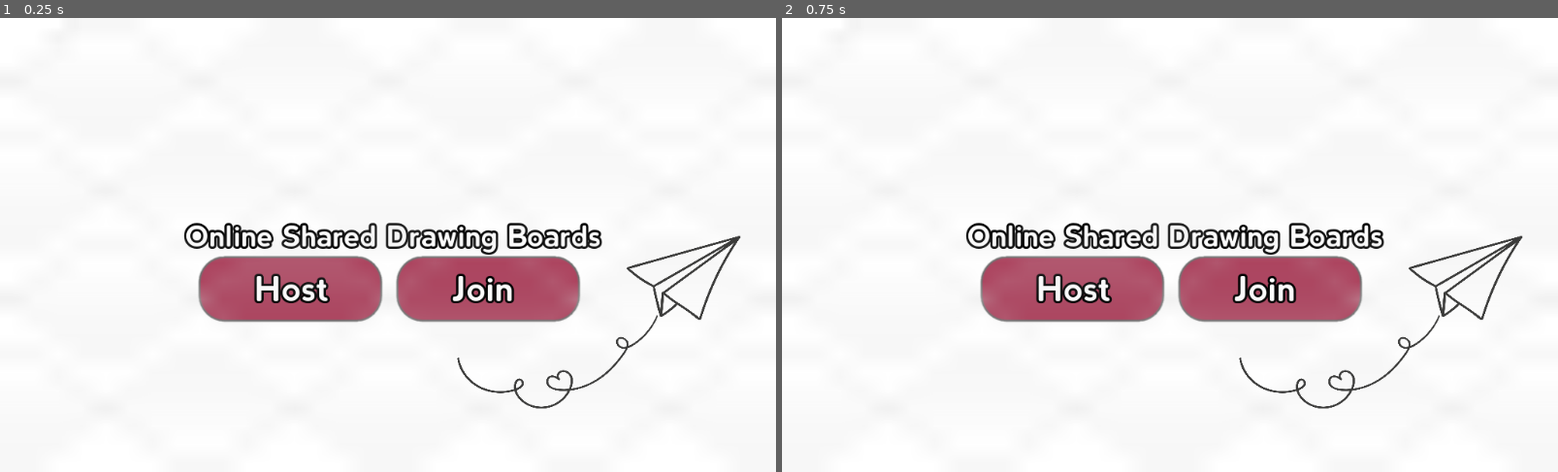
Above: before the commit, frames 1-2 (left to right).
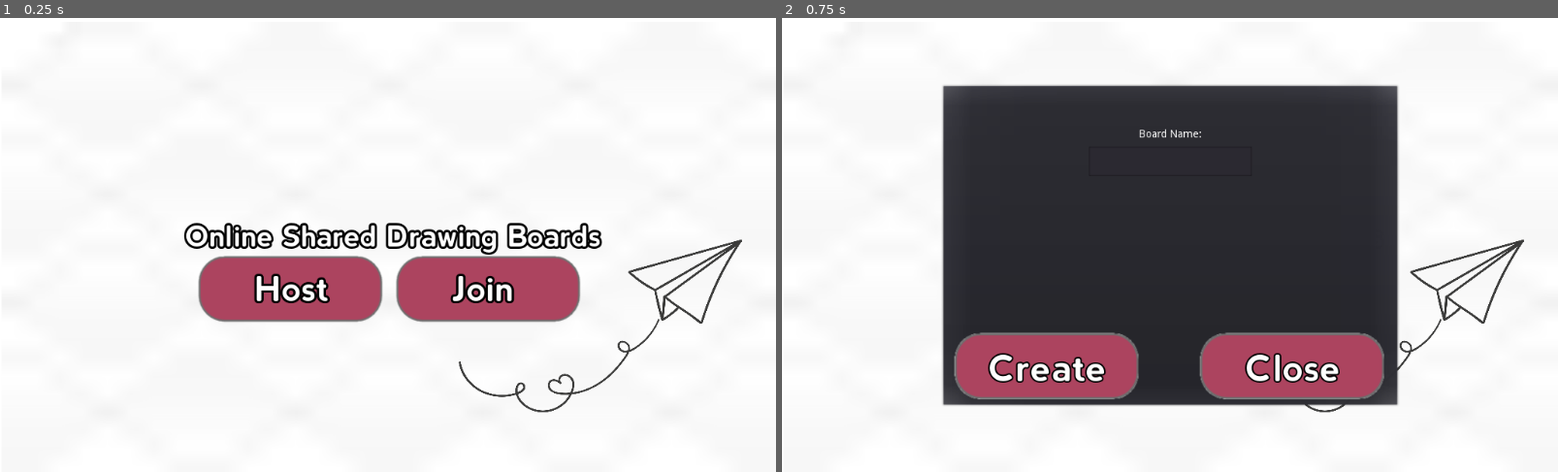
Above: after the commit, the same moments.

Repository: Sketch-Organization/Sketch-
Game: Godot game, scene res://Title.tscn
Two runs of this game, one before a commit and one after it. Both use one fixed random seed, a clock stepped at 60 frames per second and the inputs below. The engine's default icon, where the game draws it, is replaced by a stand-in: a white triangle on a blue panel in a dark square.
Inputs:
- Up to frame 1 (0.25 s): no input
- Up to frame 2 (0.75 s): click "Host" at 0.5 s

The runs differ from the first frame. In frame 1, 1.4% of the frame differs, in the area x 24-96%, y 45-87%; in frame 2, 41%, in the area x 20-96%, y 14-87%.

Commit message:
Added popups

Diff:
--- /dev/null
+++ b/SketchProject/HostPopup.gd
@@ -0,0 +1,16 @@
+extends PopupMenu
+
+
+# Declare member variables here. Examples:
+# var a = 2
+# var b = "text"
+
+
+# Called when the node enters the scene tree for the first time.
+func _ready():
+	pass # Replace with function body.
+
+
+# Called every frame. 'delta' is the elapsed time since the previous frame.
+#func _process(delta):
+#	pass
--- /dev/null
+++ b/SketchProject/Title.gd
@@ -0,0 +1,44 @@
+extends Control
+
+var hostPopupMenu
+var joinPopupMenu
+
+# Declare member variables here. Examples:
+# var a = 2
+# var b = "text"
+
+
+# Called when the node enters the scene tree for the first time.
+func _ready():
+	hostPopupMenu = get_node("HostPopup")
+	joinPopupMenu = get_node("JoinPopup")
+	pass # Replace with function body.
+
+
+# Called every frame. 'delta' is the elapsed time since the previous frame.
+#func _process(delta):
+#	pass
+
+
+func _on_HostButton_pressed():
+	hostPopupMenu.show()
+	pass # Replace with function body.
+
+
+func _on_JoinButton_pressed():
+	joinPopupMenu.show()
+	pass # Replace with function body.
+
+
+func _on_CloseButton_pressed():
+	hostPopupMenu.hide()
+	joinPopupMenu.hide()
+	pass # Replace with function body.
+
+
+func _on_CreateButton_pressed():
+	pass # Replace with function body.
+
+
+func _on_JoinBoardButton_pressed():
+	pass # Replace with function body.
--- a/SketchProject/Title.tscn
+++ b/SketchProject/Title.tscn
@@ -1,10 +1,13 @@
-[gd_scene load_steps=9 format=2]
+[gd_scene load_steps=13 format=2]
 
 [ext_resource path="res://sketchbutton.PNG" type="Texture" id=1]
 [ext_resource path="res://BerlinRounded-Bold.otf" type="DynamicFontData" id=2]
 [ext_resource path="res://Little days.ttf" type="DynamicFontData" id=3]
 [ext_resource path="res://diamond-eyes.png" type="Texture" id=4]
 [ext_resource path="res://paperairplane.png" type="Texture" id=5]
+[ext_resource path="res://icon.png" type="Texture" id=6]
+[ext_resource path="res://HostPopup.gd" type="Script" id=7]
+[ext_resource path="res://Title.gd" type="Script" id=8]
 
 [sub_resource type="DynamicFont" id=1]
 size = 150
@@ -24,12 +27,38 @@
 outline_color = Color( 0, 0, 0, 1 )
 font_data = ExtResource( 2 )
 
+[sub_resource type="DynamicFont" id=4]
+size = 48
+outline_size = 2
+outline_color = Color( 0, 0, 0, 1 )
+font_data = ExtResource( 2 )
+
 [node name="MainTitleControl" type="Control"]
 anchor_right = 1.0
 anchor_bottom = 1.0
-__meta__ = {
-"_edit_use_anchors_": false
-}
+mouse_filter = 1
+script = ExtResource( 8 )
+__meta__ = {
+"_edit_use_anchors_": false
+}
+
+[node name="Background" type="TextureRect" parent="."]
+anchor_right = 1.0
+anchor_bottom = 1.0
+margin_left = 1.50208
+margin_top = 5.04022
+margin_right = 1.50208
+margin_bottom = 5.04022
+texture = ExtResource( 4 )
+expand = true
+__meta__ = {
+"_edit_use_anchors_": false
+}
+
+[node name="paperairplane" type="Sprite" parent="Background"]
+position = Vector2( 790.28, 402.034 )
+scale = Vector2( 0.186837, 0.170607 )
+texture = ExtResource( 5 )
 
 [node name="TitleLabel" type="Label" parent="."]
 anchor_left = 0.5
@@ -40,6 +69,7 @@
 margin_top = -92.2
 margin_right = 196.5
 margin_bottom = 91.8
+mouse_filter = 1
 custom_fonts/font = SubResource( 1 )
 custom_colors/font_color = Color( 0.254902, 0.74902, 0.854902, 1 )
 text = "Sketch!"
@@ -58,6 +88,7 @@
 margin_top = -24.6
 margin_right = 297.0
 margin_bottom = 24.4
+mouse_filter = 1
 custom_fonts/font = SubResource( 2 )
 text = "Online Shared Drawing Boards"
 align = 1
@@ -70,11 +101,12 @@
 anchor_right = 1.0
 anchor_bottom = 1.0
 margin_top = -294.0
-__meta__ = {
-"_edit_use_anchors_": false
-}
-
-[node name="TextureButton" type="TextureButton" parent="Buttons"]
+mouse_filter = 1
+__meta__ = {
+"_edit_use_anchors_": false
+}
+
+[node name="HostButton" type="TextureButton" parent="Buttons"]
 anchor_left = 0.375
 anchor_top = 0.183
 anchor_right = 0.375
@@ -83,12 +115,14 @@
 margin_top = -52.521
 margin_right = 140.5
 margin_bottom = 52.479
-texture_normal = ExtResource( 1 )
-__meta__ = {
-"_edit_use_anchors_": false
-}
-
-[node name="HostLabel" type="Label" parent="Buttons/TextureButton"]
+mouse_default_cursor_shape = 2
+texture_normal = ExtResource( 1 )
+texture_pressed = ExtResource( 6 )
+__meta__ = {
+"_edit_use_anchors_": false
+}
+
+[node name="HostLabel" type="Label" parent="Buttons/HostButton"]
 anchor_left = 0.5
 anchor_top = 0.5
 anchor_right = 0.5
@@ -97,13 +131,14 @@
 margin_top = -31.0
 margin_right = 49.0
 margin_bottom = 31.0
+mouse_filter = 1
 custom_fonts/font = SubResource( 3 )
 text = "Host"
 __meta__ = {
 "_edit_use_anchors_": false
 }
 
-[node name="TextureButton2" type="TextureButton" parent="Buttons"]
+[node name="JoinButton" type="TextureButton" parent="Buttons"]
 anchor_left = 0.63
 anchor_top = 0.183
 anchor_right = 0.63
@@ -112,12 +147,14 @@
 margin_top = -52.521
 margin_right = 140.88
 margin_bottom = 52.479
-texture_normal = ExtResource( 1 )
-__meta__ = {
-"_edit_use_anchors_": false
-}
-
-[node name="JoinLabel" type="Label" parent="Buttons/TextureButton2"]
+mouse_default_cursor_shape = 2
+texture_normal = ExtResource( 1 )
+texture_pressed = ExtResource( 6 )
+__meta__ = {
+"_edit_use_anchors_": false
+}
+
+[node name="JoinLabel" type="Label" parent="Buttons/JoinButton"]
 anchor_left = 0.5
 anchor_top = 0.5
 anchor_right = 0.5
@@ -126,22 +163,242 @@
 margin_top = -31.0
 margin_right = 49.0
 margin_bottom = 31.0
+mouse_filter = 1
 custom_fonts/font = SubResource( 3 )
 text = "Join"
 __meta__ = {
 "_edit_use_anchors_": false
 }
 
-[node name="TextureRect" type="TextureRect" parent="."]
-anchor_right = 1.0
-anchor_bottom = 1.0
-texture = ExtResource( 4 )
-expand = true
-__meta__ = {
-"_edit_use_anchors_": false
-}
-
-[node name="paperairplane" type="Sprite" parent="TextureRect"]
-position = Vector2( 790.28, 402.034 )
-scale = Vector2( 0.186837, 0.170607 )
-texture = ExtResource( 5 )
+[node name="HostPopup" type="PopupMenu" parent="."]
+anchor_left = 0.5
+anchor_top = 0.5
+anchor_right = 0.5
+anchor_bottom = 0.5
+margin_left = -302.5
+margin_top = -213.5
+margin_right = 302.5
+margin_bottom = 213.5
+mouse_filter = 1
+popup_exclusive = true
+hide_on_item_selection = false
+hide_on_checkable_item_selection = false
+script = ExtResource( 7 )
+__meta__ = {
+"_edit_use_anchors_": false
+}
+
+[node name="Form" type="Control" parent="HostPopup"]
+anchor_left = 0.5
+anchor_right = 0.5
+margin_left = -188.5
+margin_top = 52.0
+margin_right = 188.5
+margin_bottom = 122.0
+mouse_filter = 1
+__meta__ = {
+"_edit_use_anchors_": false
+}
+
+[node name="LineEdit" type="LineEdit" parent="HostPopup/Form"]
+anchor_left = 0.5
+anchor_top = 1.0
+anchor_right = 0.5
+anchor_bottom = 1.0
+margin_left = -107.5
+margin_top = -39.0
+margin_right = 107.5
+mouse_default_cursor_shape = 0
+align = 1
+__meta__ = {
+"_edit_use_anchors_": false
+}
+
+[node name="Label" type="Label" parent="HostPopup/Form"]
+anchor_right = 1.0
+margin_top = 8.0
+margin_bottom = 22.0
+mouse_filter = 1
+text = "Board Name:"
+align = 1
+__meta__ = {
+"_edit_use_anchors_": false
+}
+
+[node name="CloseButton" type="TextureButton" parent="HostPopup"]
+anchor_left = 1.0
+anchor_top = 1.0
+anchor_right = 1.0
+anchor_bottom = 1.0
+margin_left = -281.0
+margin_top = -105.0
+mouse_default_cursor_shape = 2
+texture_normal = ExtResource( 1 )
+texture_pressed = ExtResource( 6 )
+__meta__ = {
+"_edit_use_anchors_": false
+}
+
+[node name="Label" type="Label" parent="HostPopup/CloseButton"]
+anchor_left = 0.5
+anchor_top = 0.5
+anchor_right = 0.5
+anchor_bottom = 0.5
+margin_left = -62.5
+margin_top = -29.5
+margin_right = 62.5
+margin_bottom = 29.5
+mouse_filter = 1
+custom_fonts/font = SubResource( 4 )
+text = "Close"
+__meta__ = {
+"_edit_use_anchors_": false
+}
+
+[node name="CreateButton" type="TextureButton" parent="HostPopup"]
+anchor_top = 1.0
+anchor_bottom = 1.0
+margin_top = -105.0
+margin_right = 281.0
+mouse_default_cursor_shape = 2
+texture_normal = ExtResource( 1 )
+texture_pressed = ExtResource( 6 )
+__meta__ = {
+"_edit_use_anchors_": false
+}
+
+[node name="Label" type="Label" parent="HostPopup/CreateButton"]
+anchor_left = 0.5
+anchor_top = 0.5
+anchor_right = 0.5
+anchor_bottom = 0.5
+margin_left = -77.5
+margin_top = -29.5
+margin_right = 77.5
+margin_bottom = 29.5
+mouse_filter = 1
+custom_fonts/font = SubResource( 4 )
+text = "Create"
+__meta__ = {
+"_edit_use_anchors_": false
+}
+
+[node name="JoinPopup" type="PopupMenu" parent="."]
+anchor_left = 0.5
+anchor_top = 0.5
+anchor_right = 0.5
+anchor_bottom = 0.5
+margin_left = -302.5
+margin_top = -213.5
+margin_right = 302.5
+margin_bottom = 213.5
+mouse_filter = 1
+popup_exclusive = true
+hide_on_item_selection = false
+hide_on_checkable_item_selection = false
+script = ExtResource( 7 )
+__meta__ = {
+"_edit_use_anchors_": false
+}
+
+[node name="Form" type="Control" parent="JoinPopup"]
+anchor_left = 0.5
+anchor_right = 0.5
+margin_left = -188.5
+margin_top = 52.0
+margin_right = 188.5
+margin_bottom = 122.0
+mouse_filter = 1
+__meta__ = {
+"_edit_use_anchors_": false
+}
+
+[node name="LineEdit" type="LineEdit" parent="JoinPopup/Form"]
+anchor_left = 0.5
+anchor_top = 1.0
+anchor_right = 0.5
+anchor_bottom = 1.0
+margin_left = -107.5
+margin_top = -39.0
+margin_right = 107.5
+mouse_default_cursor_shape = 0
+align = 1
+__meta__ = {
+"_edit_use_anchors_": false
+}
+
+[node name="Label" type="Label" parent="JoinPopup/Form"]
+anchor_right = 1.0
+margin_top = 8.0
+margin_bottom = 22.0
+mouse_filter = 1
+text = "IP Address:"
+align = 1
+__meta__ = {
+"_edit_use_anchors_": false
+}
+
+[node name="CloseButton" type="TextureButton" parent="JoinPopup"]
+anchor_left = 1.0
+anchor_top = 1.0
+anchor_right = 1.0
+anchor_bottom = 1.0
+margin_left = -281.0
+margin_top = -105.0
+mouse_default_cursor_shape = 2
+texture_normal = ExtResource( 1 )
+texture_pressed = ExtResource( 6 )
+__meta__ = {
+"_edit_use_anchors_": false
+}
+
+[node name="Label" type="Label" parent="JoinPopup/CloseButton"]
+anchor_left = 0.5
+anchor_top = 0.5
+anchor_right = 0.5
+anchor_bottom = 0.5
+margin_left = -62.5
+margin_top = -29.5
+margin_right = 62.5
+margin_bottom = 29.5
+mouse_filter = 1
+custom_fonts/font = SubResource( 4 )
+text = "Close"
+__meta__ = {
+"_edit_use_anchors_": false
+}
+
+[node name="JoinBoardButton" type="TextureButton" parent="JoinPopup"]
+anchor_top = 1.0
+anchor_bottom = 1.0
+margin_top = -105.0
+margin_right = 281.0
+mouse_default_cursor_shape = 2
+texture_normal = ExtResource( 1 )
+texture_pressed = ExtResource( 6 )
+__meta__ = {
+"_edit_use_anchors_": false
+}
+
+[node name="Label" type="Label" parent="JoinPopup/JoinBoardButton"]
+anchor_left = 0.5
+anchor_top = 0.5
+anchor_right = 0.5
+anchor_bottom = 0.5
+margin_left = -77.5
+margin_top = -29.5
+margin_right = 77.5
+margin_bottom = 29.5
+mouse_filter = 1
+custom_fonts/font = SubResource( 4 )
+text = "Join"
+align = 1
+__meta__ = {
+"_edit_use_anchors_": false
+}
+[connection signal="pressed" from="Buttons/HostButton" to="." method="_on_HostButton_pressed"]
+[connection signal="pressed" from="Buttons/JoinButton" to="." method="_on_JoinButton_pressed"]
+[connection signal="pressed" from="HostPopup/CloseButton" to="." method="_on_CloseButton_pressed"]
+[connection signal="pressed" from="HostPopup/CreateButton" to="." method="_on_CreateButton_pressed"]
+[connection signal="pressed" from="JoinPopup/CloseButton" to="." method="_on_CloseButton_pressed"]
+[connection signal="pressed" from="JoinPopup/JoinBoardButton" to="." method="_on_JoinBoardButton_pressed"]
